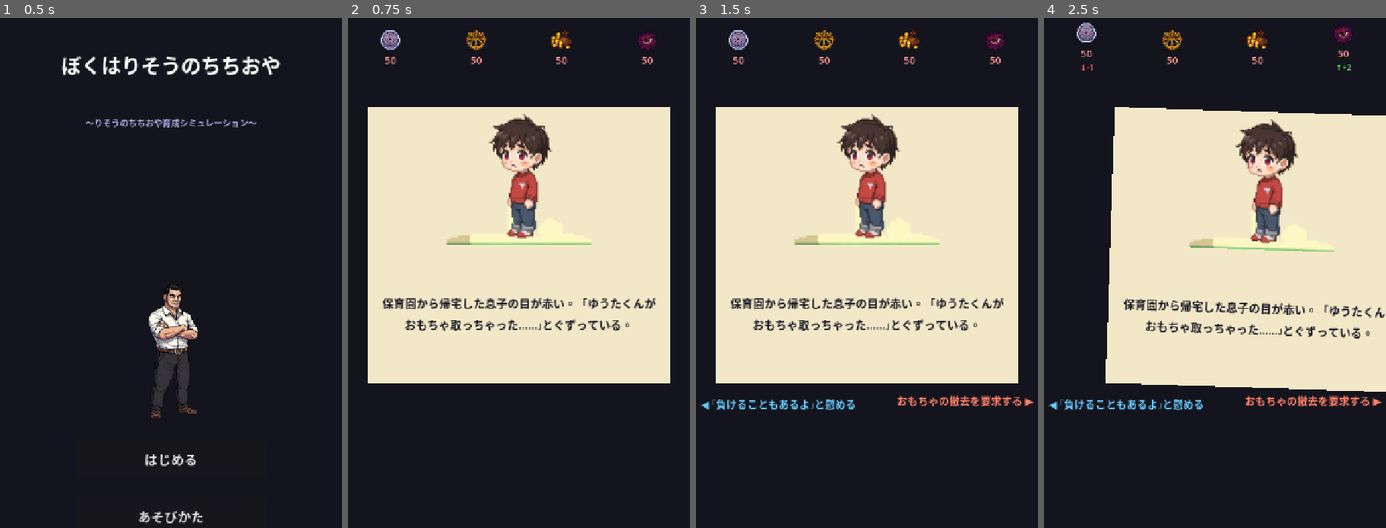
Above: before the commit, frames 1-4 (left to right).
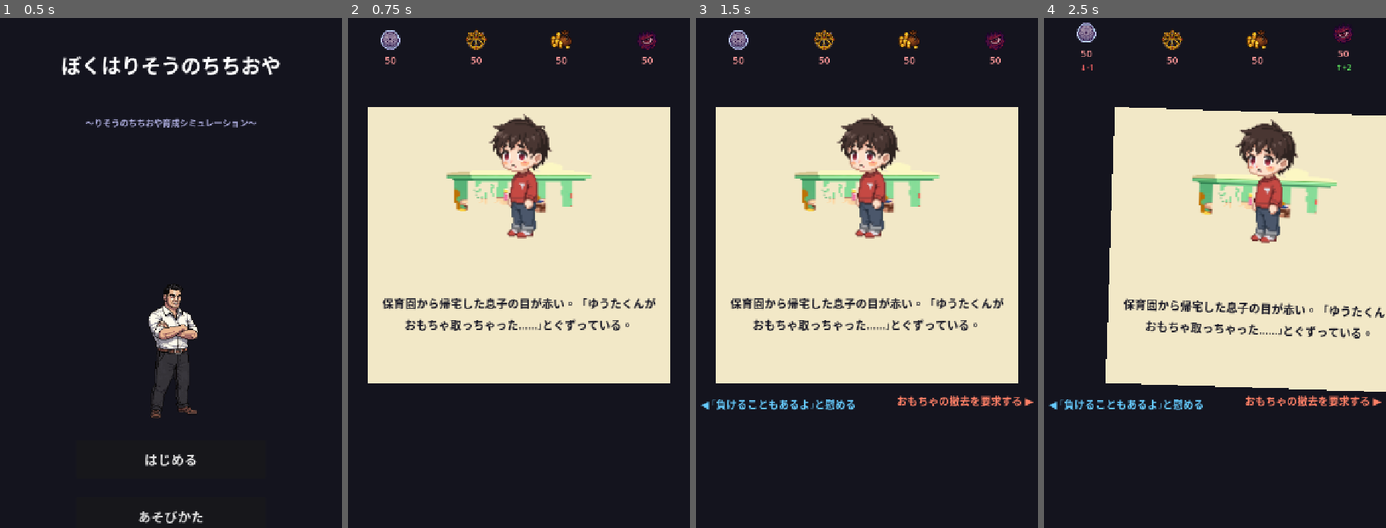
Above: after the commit, the same moments.

Repository: komatubara/boku-wa-risou-no-chichi-oya
Game: Godot game, scene res://scenes/title.tscn
The game is run twice, just before and just after one commit, with the same random seed, the same clock (stepped at 60 frames per second) and the same inputs.
Inputs (mouse positions are in pixels of both pictures, inside the frame that each line leads up to):
- Up to frame 1 (0.5 s): no input
- Up to frame 2 (0.75 s): click "はじめる" at 0.5 s
- Up to frame 3 (1.5 s): tap Enter at 1.25 s; move the mouse to (942, 288) at 1.27 s; click (942, 288) at 1.42 s
- Up to frame 4 (2.5 s): tap Space at 2 s; drag from (1146, 344) to (1197, 436) at 2.02 s

Frame 1 is identical in both runs. In frame 2, 1.6% of the frame differs, in the area x 28-72%, y 30-45%; in frame 3, 1.6%; in frame 4, 1.6%, in the area x 42-86%, y 30-46%.

Commit message:
fix: カード背景をキャラ画像エリア（上部290px）に限定・STRETCH_SCALEで確実に埋める
背景をカード全体（640x580）に表示するとSTRETCH_KEEP_ASPECT_CENTEREDで
160x160画像が580x580に拡大されて右端が見切れる問題を修正。
背景エリアをキャラ画像と同じ上部290pxに揃え、STRETCH_SCALEで隙間なく埋める。

Co-Authored-By: Claude Sonnet 4.6 <noreply@anthropic.com>

Diff:
--- a/scripts/card_ui.gd
+++ b/scripts/card_ui.gd
@@ -50,11 +50,11 @@
 	_card_panel.clip_contents = true  # 子ノードをカード内にクリップ
 	add_child(_card_panel)
 
-	# カード背景画像（card_id別ピクセルアート・カード全体に表示）
+	# カード背景画像（キャラクター画像エリアと同じ上部290pxに収める）
 	_card_bg = TextureRect.new()
 	_card_bg.expand_mode = TextureRect.EXPAND_KEEP_SIZE
-	_card_bg.stretch_mode = TextureRect.STRETCH_KEEP_ASPECT_CENTERED  # 歪み防止
-	_card_bg.size = Vector2(CARD_W, CARD_H)
+	_card_bg.stretch_mode = TextureRect.STRETCH_SCALE  # 上部エリアを確実に埋める
+	_card_bg.size = Vector2(CARD_W, IMAGE_H)
 	_card_bg.position = Vector2(0, 0)
 	_card_panel.add_child(_card_bg)
 
